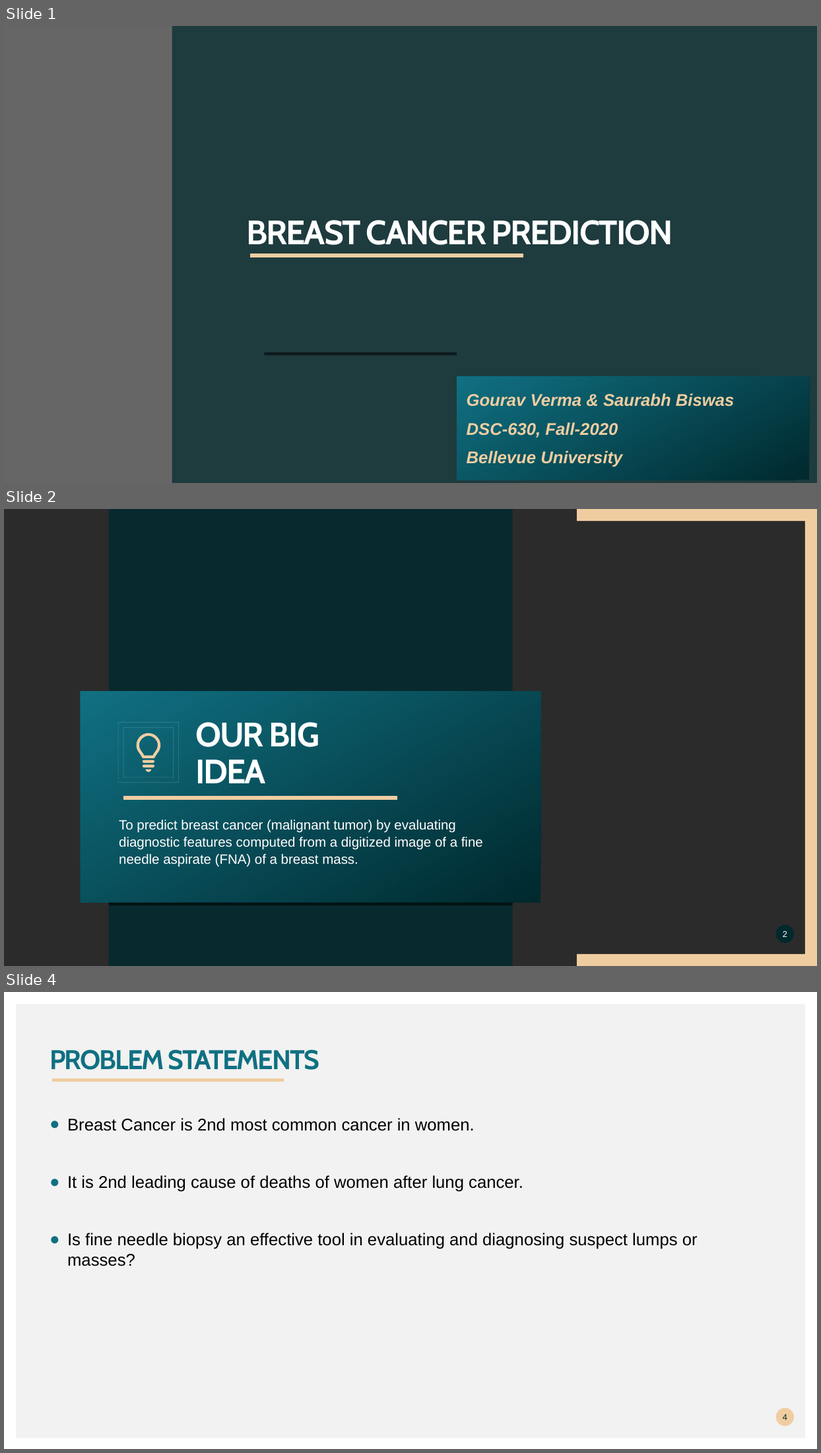
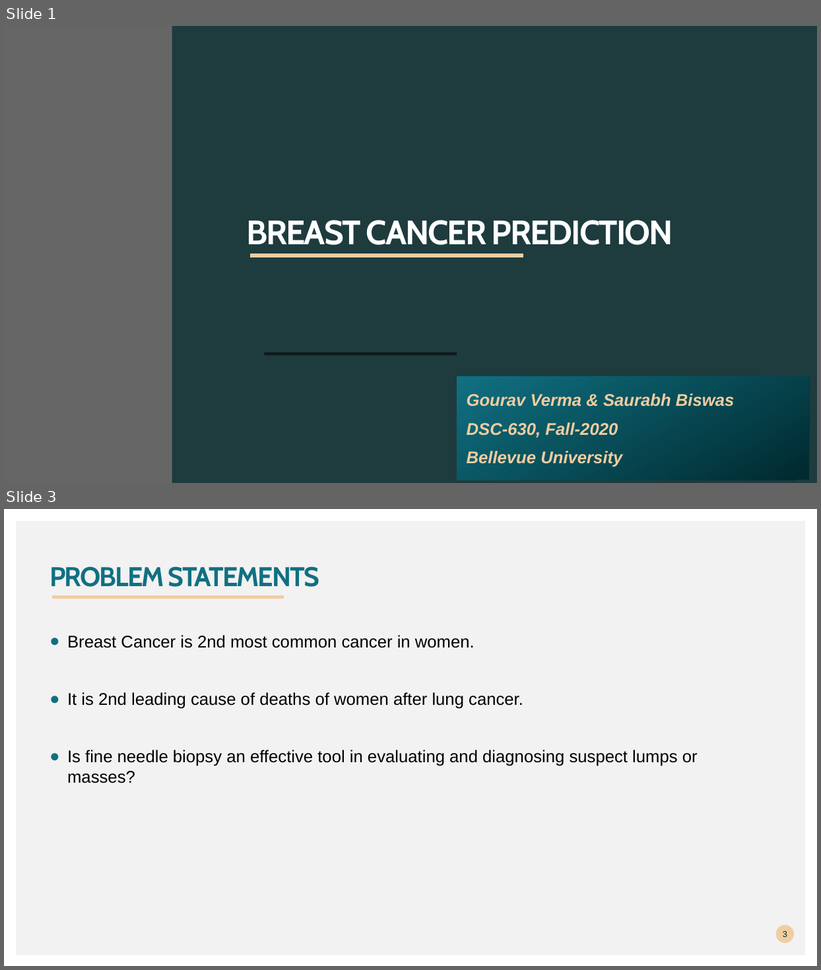
Before and after one commit to saurabhbiswas1985/Predictive-Analytics-Project, a slide deck: Breast cancer prediction.pptx. Shown one above the other, each under a label of ours: slides 1, 2 and 4 before the commit, slides 1 and 3 after it; the slides between them are not shown. The pictures are 821x1453 and 821x970 pixels, drawn with LibreOffice and Linux fonts; fonts in the diff are those of the drawing; background and template pictures are left out; a plain dark background stands for a picture behind light text. Boxes give left, top, right and bottom in pixels: in the first picture for what was removed or moved away, otherwise in the second. Text is boxed around its words. In the diff, an @@ line names an element or a change of style, - is before the commit and + after.

```diff
--- a/Breast cancer prediction.pptx
+++ b/Breast cancer prediction.pptx
@@ slide 2 removed at <box>4,509,817,966</box>, background picture (left out) @@
@@ rectangle removed at <box>109,509,514,966</box> @@
@@ freeform shape removed at <box>577,509,817,966</box> @@
@@ text removed at <box>81,691,541,903</box> @@
-To predict breast cancer (malignant tumor) by evaluating diagnostic features computed from a digitized image of a fine needle aspirate (FNA) of a breast mass.
@@ rectangle removed at <box>118,722,178,783</box> @@
@@ title removed at <box>195,722,320,784</box> @@
-OUR BIG
-IDEA
@@ rectangle removed at <box>123,727,174,778</box> @@
@@ group removed at <box>137,733,161,772</box>: 4 freeform shapes @@
@@ freeform shape removed at <box>123,798,397,798</box> @@
@@ rectangle removed at <box>109,903,514,906</box> @@
@@ page number removed at <box>776,925,795,944</box> @@
-2
@@ what was slide 4 is now slide 3 @@
@@ page number at <box>783,931,787,937</box>: text changed @@
-4
+3
```
Also in this commit, not shown: 2 slides changed, 11 slides added, 1 other file.
